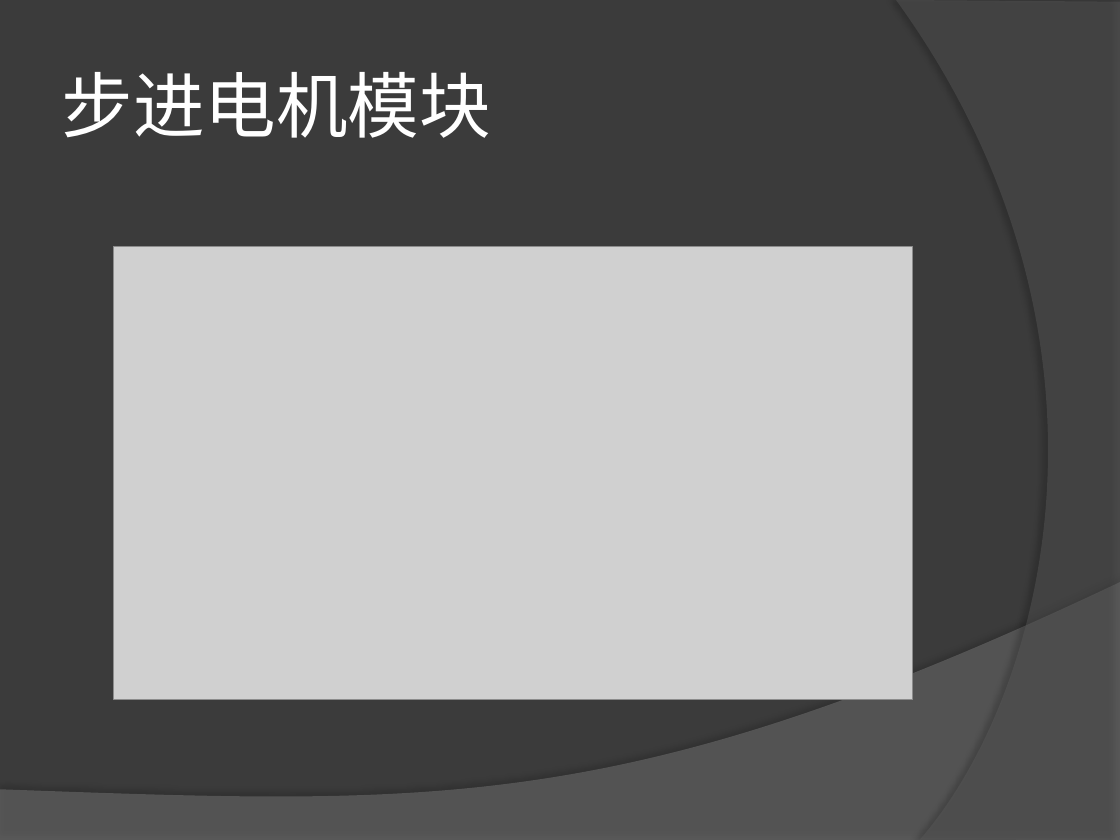
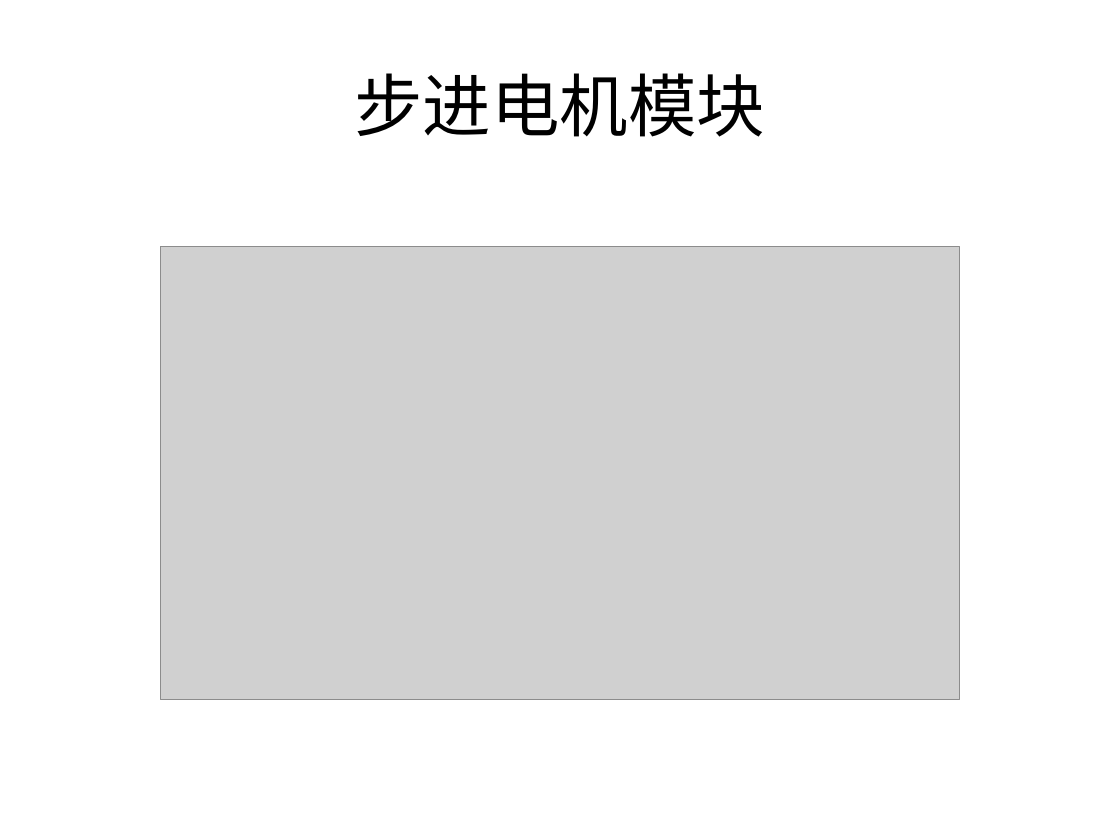
Before and after one commit to lanwan/luabot, a slide deck: slide 7 of doc/design/luabot design.pptx (slide 5 before the commit). Drawn at 1120x840 pixels with LibreOffice and Linux fonts; fonts in the diff are those of the drawing; grey boxes stand for pictures. Boxes give left, top, right and bottom in pixels: in the first picture for what was removed or moved away, otherwise in the second. Text is boxed around its words. In the diff, an @@ line names an element or a change of style, - is before the commit and + after.

```diff
--- a/doc/design/luabot design.pptx
+++ b/doc/design/luabot design.pptx
@@ background #3B3B3B to #FFFFFF @@
@@ freeform shape removed at [896,0,1120,840] @@
@@ title "步进电机模块" at [354,73,765,137]: size 46 to 44 pt, font Lato to Calibri, text colour #FFFFFF to #000000; alignment left to centre @@
@@ picture: place and size @@
-picture at [114,246,914,699]
+picture at [160,246,960,699]
@@ freeform shape removed at [0,582,1120,840] @@
```
Also in this commit, not shown: 5 other slides changed, 3 slides added, 1 slide removed, 6 other files.
